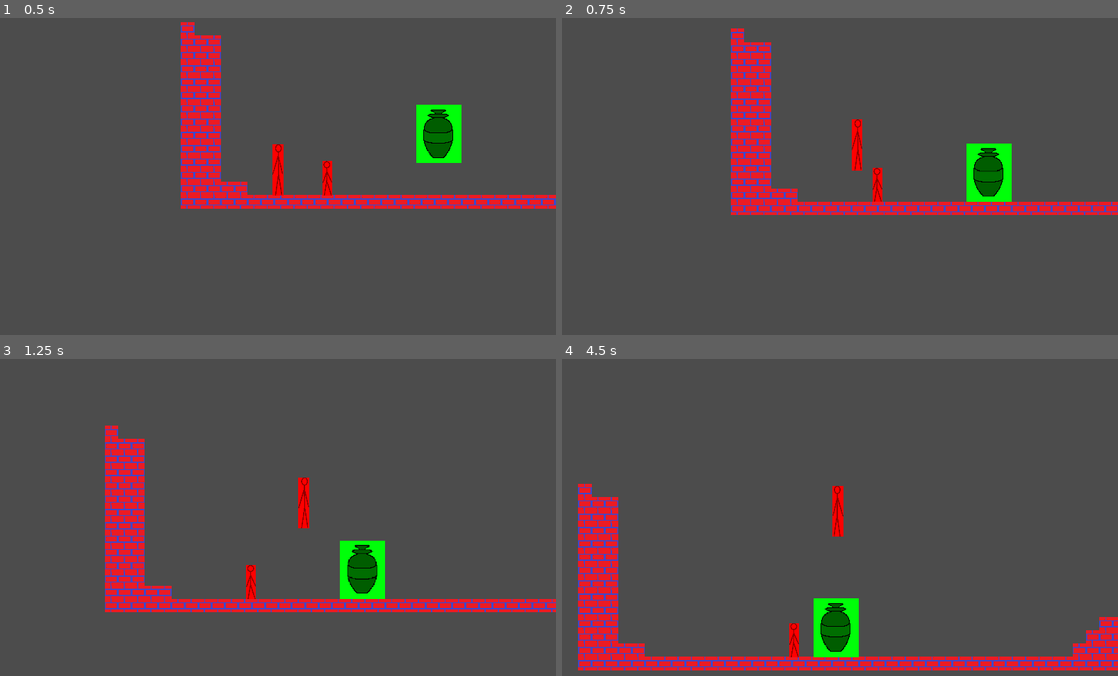
Above: before the commit, frames 1-4 (two rows, left to right).
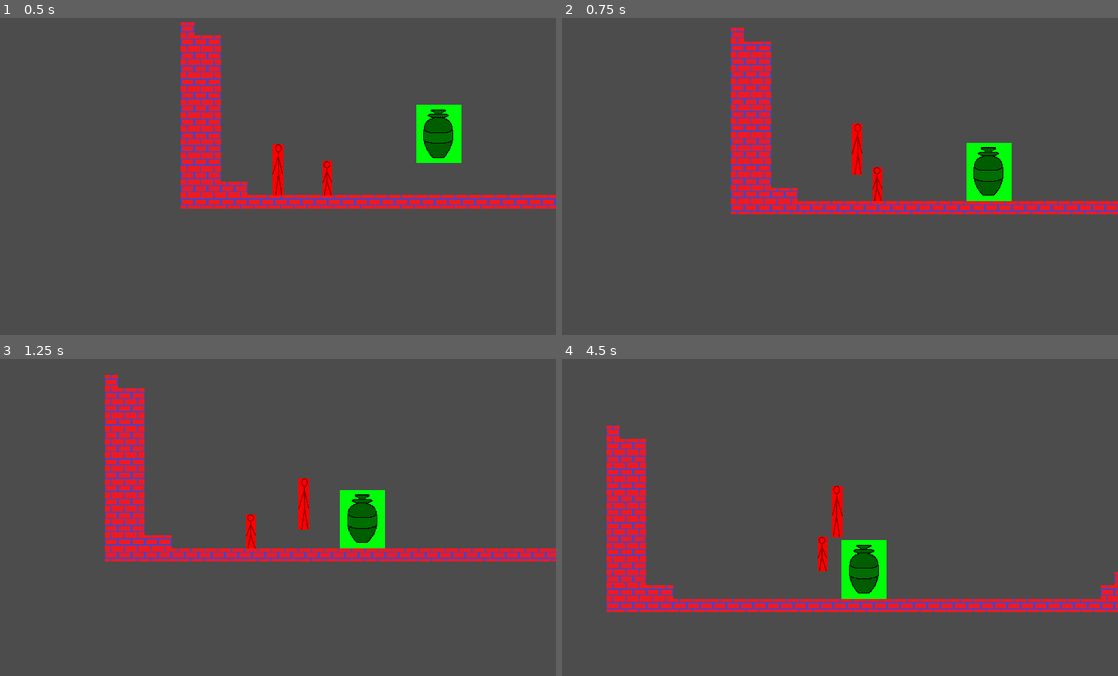
Above: after the commit, the same moments.

Repository: EyeBallTank/PROJECT-NORTUBEL-main-ish
Game: Godot game, scene res://src/levels/LevelTemplate3.tscn
The game is run twice, just before and just after one commit, with the same random seed, the same clock (stepped at 60 frames per second) and the same inputs. This scene is started directly instead of the project's main scene.
Inputs:
- Up to frame 1 (0.5 s): no input
- Up to frame 2 (0.75 s): hold Right (right) from 0.53 s (still down); tap Up (jumpup) at 0.6 s
- Up to frame 3 (1.25 s): keep holding Right (right); tap Up (jumpup) at 0.77, 1.07 s
- Up to frame 4 (4.5 s): tap F (followme) at 1.35 s; tap Up (jumpup) at 1.52, 1.55, 1.82, 2.3, 2.85, 3.02, 3.32, 3.77, 3.8, 4.07 s; release Right (right) at 2.03 s; hold Left (left) 2.03-2.78 s; hold S (standstill) 2.03-2.78 s; hold Right (right) 2.78-4.28 s; hold F (followme) 3.53-4.28 s; hold Left (left) from 4.28 s (still down); tap S (standstill) at 4.35 s

Frame 1 is identical in both runs. In frame 2, 2.4% of the frame differs, in the area x 30-100%, y 3-63%; in frame 3, 13%; in frame 4, 19%, in the area x 2-100%, y 21-99%.

Commit message:
changed jumping physics
messy code but it works

Diff:
--- a/src/play_actors/PlayerCopy.gd
+++ b/src/play_actors/PlayerCopy.gd
@@ -4,8 +4,10 @@
 
 export var speed: = Vector2(300.0, 1000.0)
 export var gravity: = 3000.0
+export var jump_buffer_time : int  = 15
 
 var velocity: = Vector2.ZERO
+var jump_buffer_counter : int = 0
 
 
 #The following comments are not my own, if that isn't clear enough
@@ -45,9 +47,10 @@
 
 			velocity = move_and_slide_with_snap(velocity, Vector2.DOWN, Vector2.UP)
 
-			if is_on_floor() and Input.is_action_just_pressed("jumpup"):
-				velocity.y = -JUMP_SPEED
-				state = MAINSTATE
+			if is_on_floor():
+				if Input.is_action_just_pressed("jumpup"):
+					state = MAINSTATE
+					velocity.y = -JUMP_SPEED
 
 		MAINSTATE:
 			WALK_MAX_SPEED = 700
@@ -77,6 +80,20 @@
 	# Check for jumping. is_on_floor() must be called after movement code.
 			if is_on_floor() and Input.is_action_just_pressed("jumpup"):
 				velocity.y = -JUMP_SPEED
+			#This is where i copy code from a video/page by Dicode1q
+			if Input.is_action_just_pressed("jumpup"):
+				jump_buffer_counter = jump_buffer_time
+
+			if Input.is_action_just_released("jumpup"):
+				if velocity.y < 0:
+					velocity.y += 500
+
+			if jump_buffer_counter > 0:
+				jump_buffer_counter -= 1
+
+			if jump_buffer_counter > 0 and is_on_floor():
+				velocity.y = -JUMP_SPEED
+				jump_buffer_counter = 0
 
 	for index in get_slide_count():
 		var collision = get_slide_collision(index)
